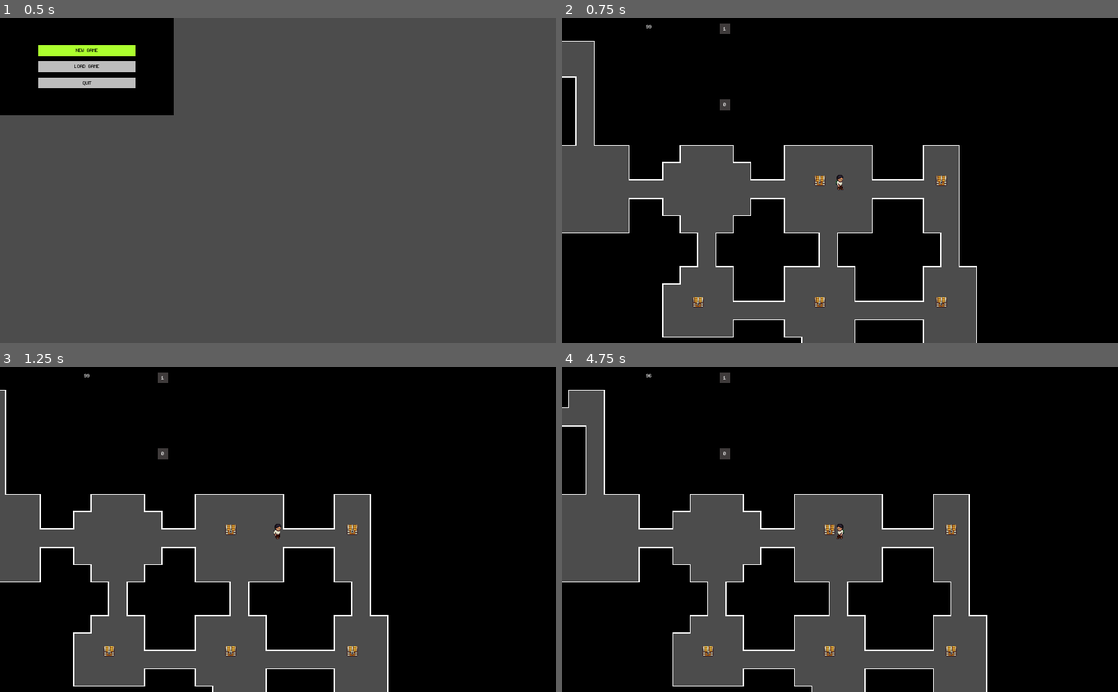
Above: before the commit, frames 1-4 (two rows, left to right).
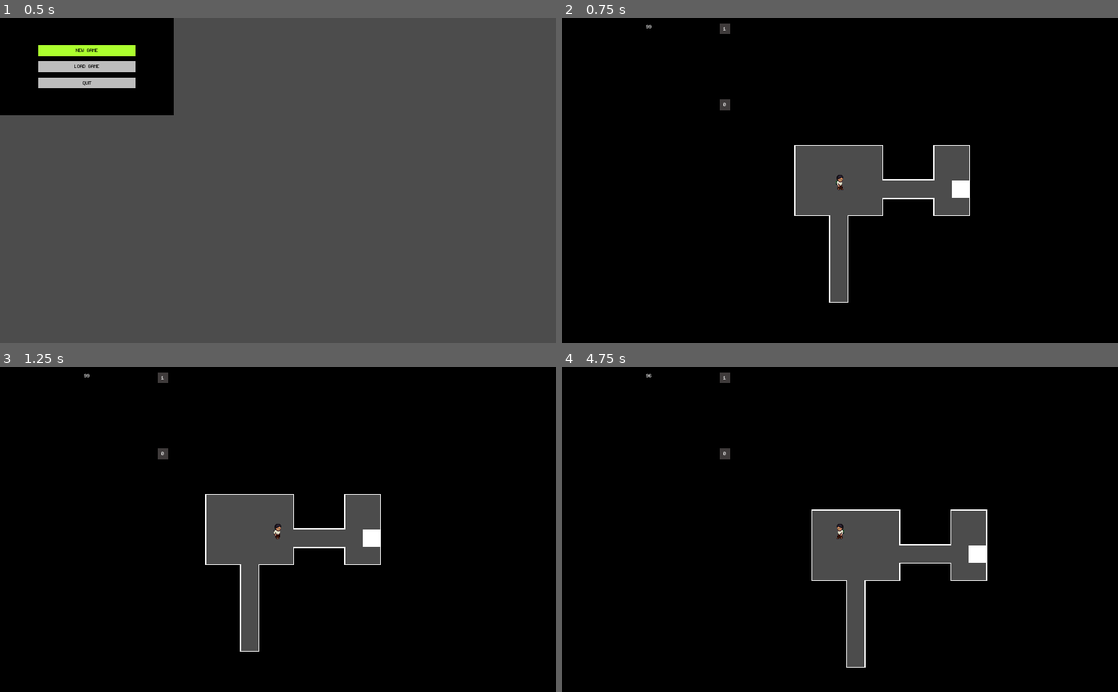
Above: after the commit, the same moments.

Repository: alittek/AC31009-Game
Game: Godot game, scene res://StartScreen.tscn
Same seed, same stepped clock (60 frames per second), same inputs: the game is played once before the commit and once after it.
Inputs:
- Up to frame 1 (0.5 s): no input
- Up to frame 2 (0.75 s): tap Enter at 0.5 s; hold Right (move_right) from 0.53 s (still down); hold Space (interact) from 0.53 s (still down)
- Up to frame 3 (1.25 s): keep holding Right (move_right); keep holding Space (interact)
- Up to frame 4 (4.75 s): release Right (move_right) at 1.28 s; release Space (interact) at 1.28 s; hold Down (move_down) 1.28-2.03 s; tap Space (interact) at 1.35, 2.85, 4.35 s; hold Right (move_right) 2.03-2.78 s; hold Space (interact) 2.03-2.78 s; hold Up (move_up) 2.78-3.53 s; hold Space (interact) 3.53-4.28 s; hold Left (move_left) from 3.53 s (still down); tap Escape (menu) at 4.15 s

Frame 1 is identical in both runs. In frame 2, 22% of the frame differs, in the area x 0-75%, y 7-100%; in frame 3, 20%; in frame 4, 24%, in the area x 0-77%, y 7-100%.

Commit message:
added singleton for level variables

Diff:
--- a/ExitDoor.gd
+++ b/ExitDoor.gd
@@ -4,4 +4,5 @@
 
 func _on_ExitDoor_body_entered(body):
 	if (body.get_name() == "Player"):
+
 		emit_signal("leaving_level")
--- a/Player.gd
+++ b/Player.gd
@@ -2,8 +2,8 @@
 
 onready var ui = get_tree().root.get_node("WorldMap/CanvasLayer/LevelUI")
 
-var artifacts : int = 0
-var level : int = 1
+#var artifacts : int = 0
+#var level = Global.level
 var speed = 100
 var look_direction = "down"
 var facingDir = Vector2()
@@ -12,8 +12,8 @@
 onready var rayCast = $RayCast2D
 
 func _ready ():
-	ui.update_artNb_text(artifacts)
-	ui.update_level_text(level)
+	ui.update_artNb_text(Global.artifacts)
+	ui.update_level_text(Global.level)
 
 
 func _physics_process(_delta):
@@ -50,9 +50,9 @@
 
 # TODO player picks up items
 func get_artifact(amount):
-	artifacts += amount
+	Global.set_artifacts(Global.artifacts+amount)
 	$SoundPickup.play()
-	ui.update_artNb_text(artifacts)
+	ui.update_artNb_text(Global.artifacts)
 
 func _process(delta):
 	if Input.is_action_just_pressed("interact"):
@@ -70,11 +70,11 @@
 			rayCast.get_collider().on_interact(self)
 
 # player meets enemy
-func lose_artifact(amount):
-	artifacts -= amount
-	ui.update_artNb_text(artifacts)
-	if artifacts <= 0:
-		die()
+#func lose_artifact(amount):
+#	artifacts -= amount
+#	ui.update_artNb_text(artifacts)
+#	if artifacts <= 0:
+#		die()
 
 func die():
 	#TODO back to menu?
--- a/World.gd
+++ b/World.gd
@@ -14,7 +14,10 @@
 var ySize = 29
 var borders = Rect2(1, 1, xSize, ySize)
 
-var steps = 200
+var steps = Global.steps
+var level = Global.level
+var timer = Global.timer
+var enemies = Global.enemies
 
 onready var tileMap = $TileMap
 var load_saved_game = false
@@ -22,7 +25,7 @@
 func _ready():
 	randomize()
 	#generate_Maze()
-	generate_Level_Walker()
+	generate_Level_Walker(steps)
 
 
 func _process(delta):
@@ -38,7 +41,8 @@
 
 # inspired by https://github.com/uheartbeast/walker-level-gen
 #
-func generate_Level_Walker():
+func generate_Level_Walker(newSteps):
+	steps = newSteps
 	var walker = Walker.new(Vector2(xSize/2, ySize/2), borders)
 	var map = walker.walk(steps)
 
@@ -50,35 +54,38 @@
 	var exit = Exit.instance()
 	add_child(exit)
 	exit.position = walker.get_end_room().position*32
-	exit.connect("leaving_level", self, "reload_level")
+	exit.connect("leaving_level", self, "next_level")
 
-	# place enemies/artifacts:
-	# walker.rooms() and the loop through the rooms
-	# or only plave in certain size rooms
-	var npc = NPC.instance()
-	add_child(npc)
-	npc.position = walker.get_end_room().position*32
+	# TODO fix place enemies
+#	for number in range(enemies):
+#		var npc = NPC.instance()
+#		add_child(npc)
+#		npc.position = walker.get_end_room().position*32
+#
 	# place artifacts
 	for room in walker.get_rooms():
 		var chest = Chest.instance()
 		add_child(chest)
 		chest.position = room.position*32
 
-
-
-
 	walker.queue_free()
 	for location in map:
 			tileMap.set_cellv(location, -1)
 	tileMap.update_bitmask_region(borders.position, borders.end)
 
-func reload_level():
+# run when a level is finished
+func next_level():
+	Global.set_steps(steps+50)
+	Global.set_level(level+1)
+	Global.set_timer(timer+(level*10))
+	Global.set_enemies(enemies+1)
 	get_tree().reload_current_scene()
+	#generate_Level_Walker(Global.steps)
 
 
 #func _input(event):
 #	if event.is_action_pressed("interact"):
-#		reload_level()
+#		next_level()
 
 func save():
 	pass
--- /dev/null
+++ b/global.gd
@@ -0,0 +1,22 @@
+extends Node
+
+var steps = 20
+var level = 1
+var artifacts = 0
+var timer = 30
+var enemies = 0
+
+func set_steps(newSteps):
+	steps = newSteps
+
+func set_level(newLevel):
+	level = newLevel
+
+func set_artifacts(newArtifact):
+	artifacts = newArtifact
+
+func set_timer(newTimer):
+	timer = newTimer
+
+func set_enemies(newEnemies):
+	enemies = newEnemies
--- a/project.godot
+++ b/project.godot
@@ -29,6 +29,10 @@
 config/name="MazeGame"
 run/main_scene="res://StartScreen.tscn"
 config/icon="res://icon.png"
+
+[autoload]
+
+Global="*res://global.gd"
 
 [display]
 
